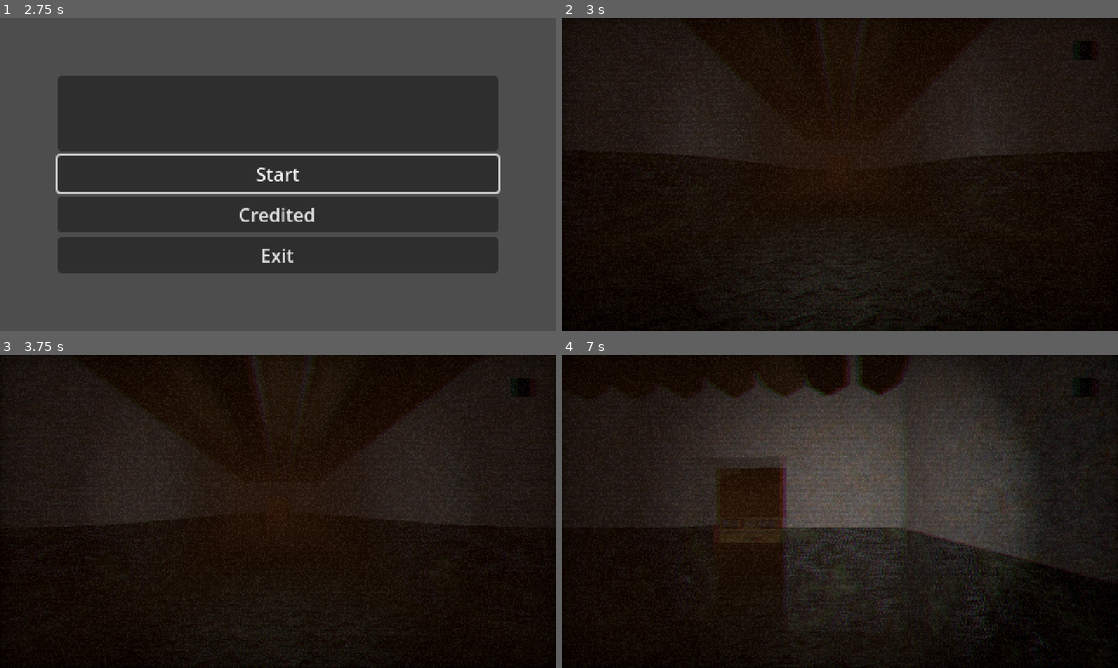
Above: before the commit, frames 1-4 (two rows, left to right).
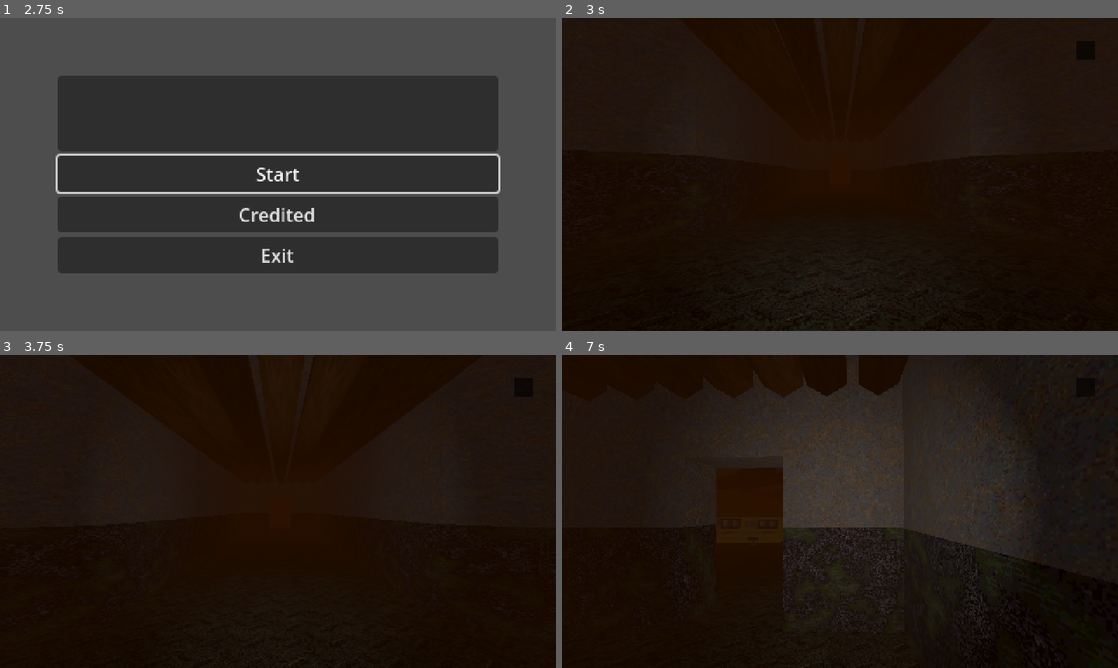
Above: after the commit, the same moments.

Repository: Danie7h/monarca-jam-2025
Game: Godot game, scene res://main.tscn
The game is run twice, just before and just after one commit, with the same random seed, the same clock (stepped at 60 frames per second) and the same inputs.
Inputs (mouse positions are in pixels of both pictures, inside the frame that each line leads up to):
- Up to frame 1 (2.75 s): tap Enter (ui_accept) at 0.5, 0.77, 1.25, 1.52, 2 s; move the mouse to (400, 158) at 0.52 s; hold Right (ui_right) 0.53-1.28 s; click (400, 158) at 0.67 s; move the mouse to (166, 190) at 1.27 s; hold Down (ui_down) 1.28-2.03 s; move the mouse to (333, 105) at 2.02 s; hold Right (ui_right) from 2.03 s (still down)
- Up to frame 2 (3 s): release Right (ui_right) at 2.75 s; click "Start" at 2.75 s
- Up to frame 3 (3.75 s): tap Enter (ui_accept) at 3.5 s; move the mouse to (272, 517) at 3.52 s; hold Up (ui_up) from 3.53 s (still down); click (272, 517) at 3.67 s
- Up to frame 4 (7 s): tap Enter (ui_accept) at 3.77, 4.52, 5.27, 6.77 s; move the mouse to (878, 514) at 4.27 s; move the mouse to (795, 508) at 5.02 s; move the mouse to (845, 511) at 5.77 s; click (845, 511) at 5.92 s; move the mouse to (817, 505) at 6.52 s; release Up (ui_up) at 6.53 s; hold Right (ui_right) from 6.53 s (still down)

Frame 1 is identical in both runs. In frame 2, 0.1% of the frame differs, in the area x 20-100%, y 0-99%; in frame 3, less than 0.1%; in frame 4, 8.8%, in the area x 15-94%, y 1-100%.

Commit message:
wip filters crt

Diff:
--- a/characters/player/player.tscn
+++ b/characters/player/player.tscn
@@ -22,7 +22,7 @@
 shader_parameter/overlay = false
 shader_parameter/scanlines_opacity = 0.0610000028975
 shader_parameter/scanlines_width = 0.4390000208525
-shader_parameter/grille_opacity = 0.027000001282499998
+shader_parameter/grille_opacity = 0.02700000128249999
 shader_parameter/resolution = Vector2(640, 480)
 shader_parameter/pixelate = false
 shader_parameter/roll = false
@@ -87,6 +87,7 @@
 vertical = true
 
 [node name="CRT" type="ColorRect" parent="."]
+visible = false
 material = SubResource("ShaderMaterial_exd8k")
 anchors_preset = 15
 anchor_right = 1.0
--- a/project.godot
+++ b/project.godot
@@ -25,8 +25,8 @@
 
 window/size/viewport_width=480
 window/size/viewport_height=270
-window/size/window_width_override=960
-window/size/window_height_override=540
+window/size/window_width_override=1920
+window/size/window_height_override=1080
 window/stretch/mode="viewport"
 
 [editor_plugins]
